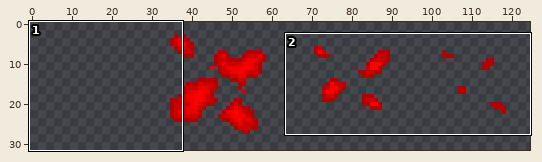
Sprite sheet -- graphics/effects/generic_attack.png. The picture above shows the old version from afar; the outline marks the close-up.
Close-up. Before the edit:
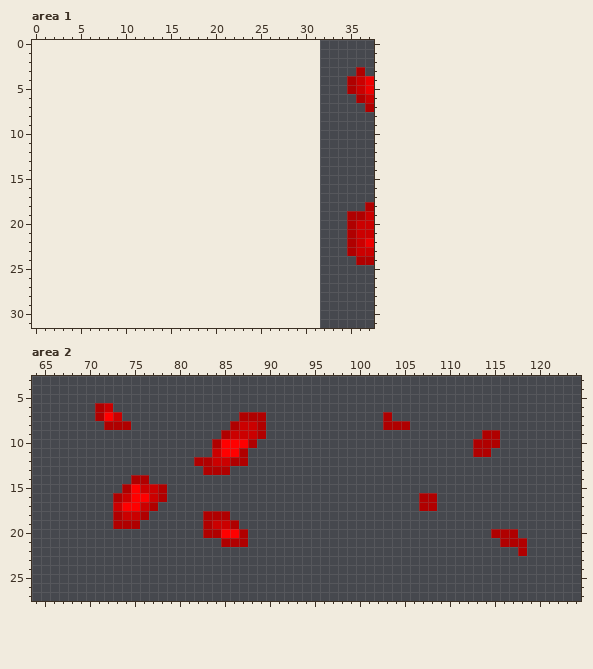
The file is 96x32 pixels. Shown: area 1: x 0..37, y 0..31; area 2: x 64..124, y 3..27. The old version is drawn lined up with the new one, on the new canvas. The wide view leaves out empty margins.
New version:
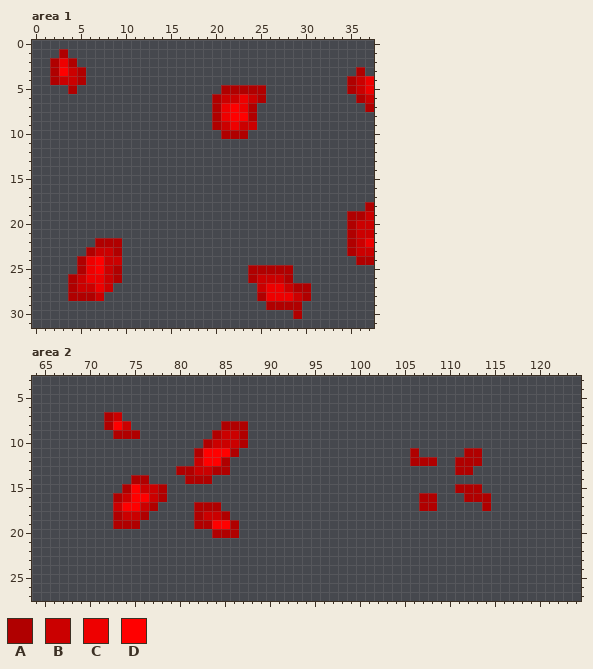
Palette (. is transparent): A #b00000  B #cb0000  C #ee0000  D #ff0000
Edits made:
canvas 96x32 -> 128x32, the old top-left corner now at 32,0
--- area 1
@@ x 0..37 @@
  0 ......................................
- 1 ......................................
- 2 ......................................
- 3 ....................................A.
- 4 ...................................ABC
- 5 ...................................ABC
- 6 ....................................AB
- 7 .....................................A
- 8 ......................................
- 9 ......................................
-10 ......................................
+ 1 ...A..................................
+ 2 ..ACA.................................
+ 3 ..ADBA..............................A.
+ 4 ..ABBA.............................ABC
+ 5 ....A................AAAAA.........ABC
+ 6 ....................ABBCBA..........AB
+ 7 ....................ACDCA............A
+ 8 ....................ACDDA.............
+ 9 ....................ABCBB.............
+10 .....................AAA..............
 11 ......................................
@@ x 0..37 @@
 21 ...................................ABB
-22 ...................................ABC
-23 ...................................ABB
-24 ....................................AA
-25 ......................................
-26 ......................................
-27 ......................................
-28 ......................................
-29 ......................................
-30 ......................................
+22 .......AAA.........................ABC
+23 ......ABBA.........................ABB
+24 .....ACDBB..........................AA
+25 .....ACDBA..............AAAAA.........
+26 ....ABCCBA..............ABBBA.........
+27 ....ABBCB................BCCBAA.......
+28 ....AAAB.................ACCCBA.......
+29 ..........................AAAA........
+30 .............................A........
 31 ......................................
--- area 2
@@ x 64..124 @@
  5 .............................................................
- 6 .......AB....................................................
- 7 .......ADB.............AAA.............A.....................
- 8 ........AAA...........ABBA.............AAA...................
- 9 .....................ABBBA........................AA.........
-10 ....................ADDDA........................AAA.........
-11 ....................BDDA.........................AA..........
-12 ..................AABBAA.....................................
-13 ...................AAA.......................................
-14 ...........AA................................................
-15 ..........ADBBA..............................................
-16 .........ABDDBA............................AA................
-17 .........BDDBA.............................AA................
-18 .........ABBA......AAA.......................................
-19 .........AAA.......ABBA......................................
-20 ...................AADDA...........................AAA.......
-21 .....................AAA............................AAA......
-22 ......................................................A......
+ 6 .............................................................
+ 7 ........AB...................................................
+ 8 ........ADB..........AAA.....................................
+ 9 .........AAA........ABBA.....................................
+10 ...................ABBBA.....................................
+11 ..................ADDDA...................A.....AA...........
+12 ..................BDDA....................AAA..AAA...........
+13 ................AABBAA.........................AA............
+14 ...........AA....AAA.........................................
+15 ..........ADBBA................................AAA...........
+16 .........ABDDBA............................AA...AAA..........
+17 .........BDDBA....AAA......................AA.....A..........
+18 .........ABBA.....ABBA.......................................
+19 .........AAA......AADDA......................................
+20 ....................AAA......................................
+21 .............................................................
+22 .............................................................
 23 .............................................................
